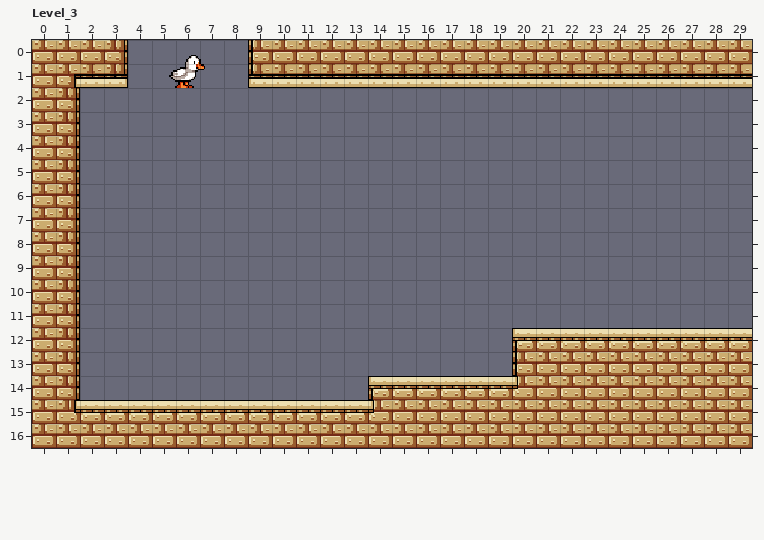
Two versions of a level (LDtk project, ldtk_levels/test.ldtk). The picture above was drawn from the file before the commit.
Cells are 16x16 px. Shown: Level_3 x 0..29, y 0..16. The commit also changed other parts of the map, which this record leaves out.
After:
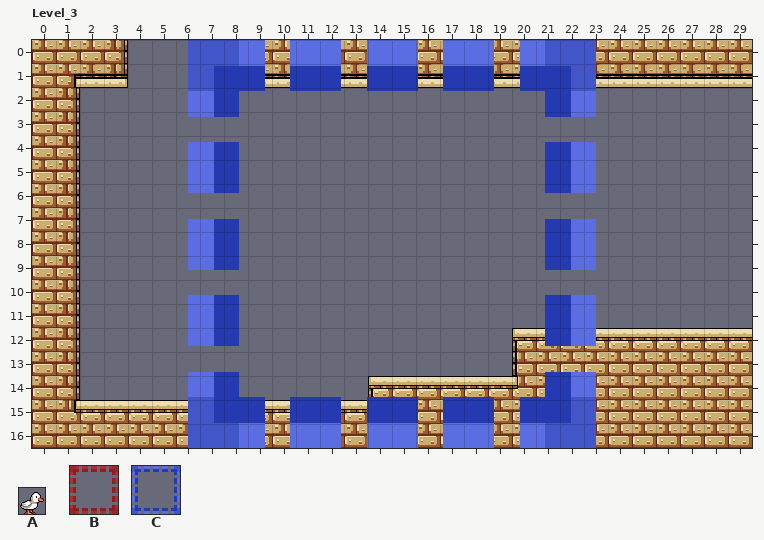
Key: from "Duck": A 0; from "Rects": B 0, C 1.
Objects are placed by their top-left corner, in cells (3,4 is the top-left corner of cell 3,4); size is 1x1 cell unless given.
Difference:
Layer "EntitiesLargeGrid":
A new object: B "CameraTrigger" at 4,5 size 6x1.
A new object: C "CameraLocker" at 0,0 size 30x17.
Object A "PlayerSpawn" at 5.7,0.4 size 1.6x1.6 is removed.
Where, in picture pixels (left, top, right, bottom), the same in both pictures:
changed: (169, 40, 596, 448)
